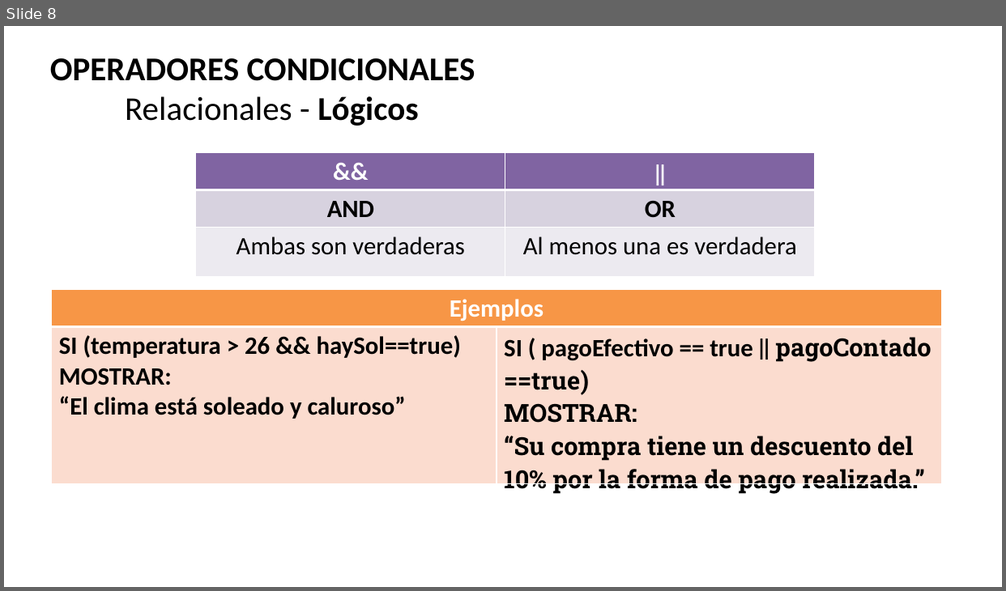
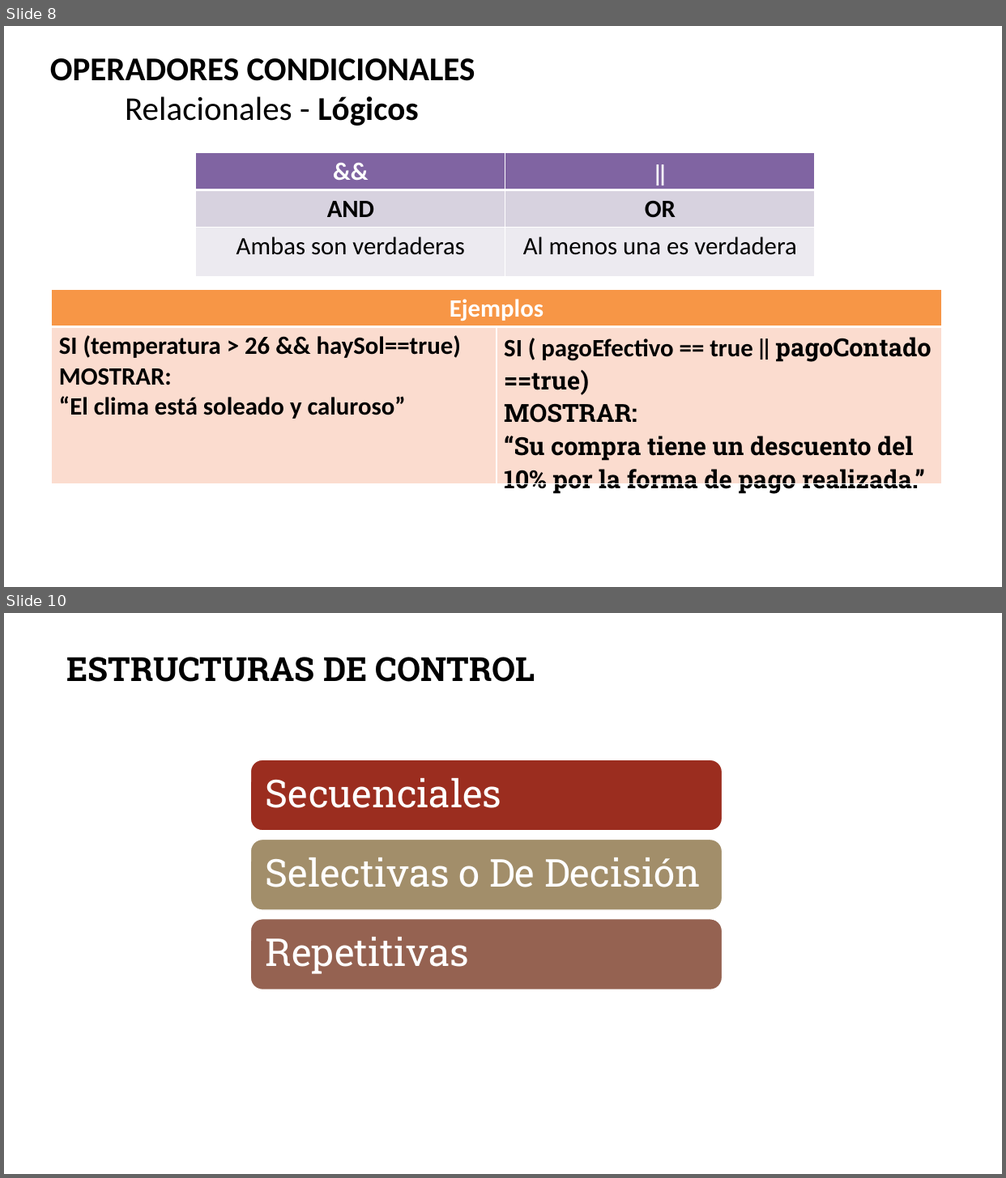
Before and after one commit to 111milprogramadoresLujan/Primer-Ciclo, a slide deck: Elementos de un Programa.pptx. Shown one above the other, each under a label of ours: slide 8 before the commit, slides 8 and 10 after it; the slides between them are not shown. The pictures are 1006x591 and 1006x1178 pixels, drawn with LibreOffice and Linux fonts; fonts in the diff are those of the drawing; background and template pictures are left out. Boxes give left, top, right and bottom in pixels: in the first picture for what was removed or moved away, otherwise in the second. Text is boxed around its words. In the diff, an @@ line names an element or a change of style, - is before the commit and + after.

```diff
--- a/Elementos de un Programa.pptx
+++ b/Elementos de un Programa.pptx
@@ slide 10 added at [4,613,1002,1174], background #FFFFFF; not listed: 1 template element that a slide beside it also shows @@
@@ text added at [67,657,535,682], 32 pt, text #000000, bold @@
+ESTRUCTURAS DE CONTROL
@@ group added at [250,760,722,990]: 3 rounded rectangles, 3 texts @@
+Secuenciales
+Selectivas o De Decisión
+Repetitivas
```
Also in this commit, not shown: 5 other slides added.
